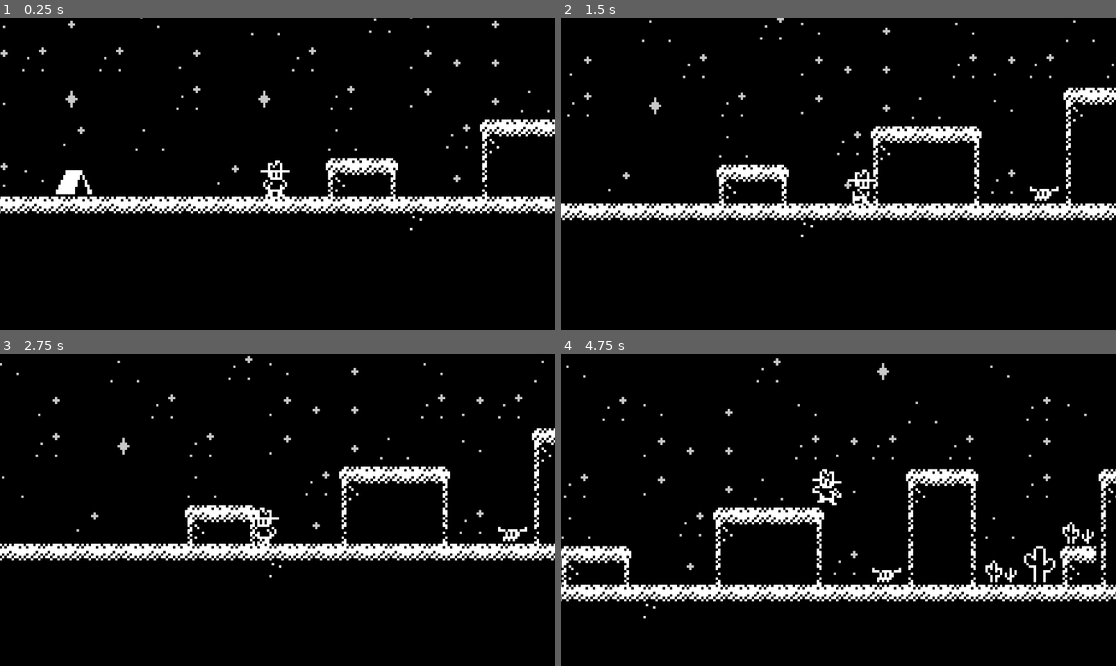
Above: before the commit, frames 1-4 (two rows, left to right).
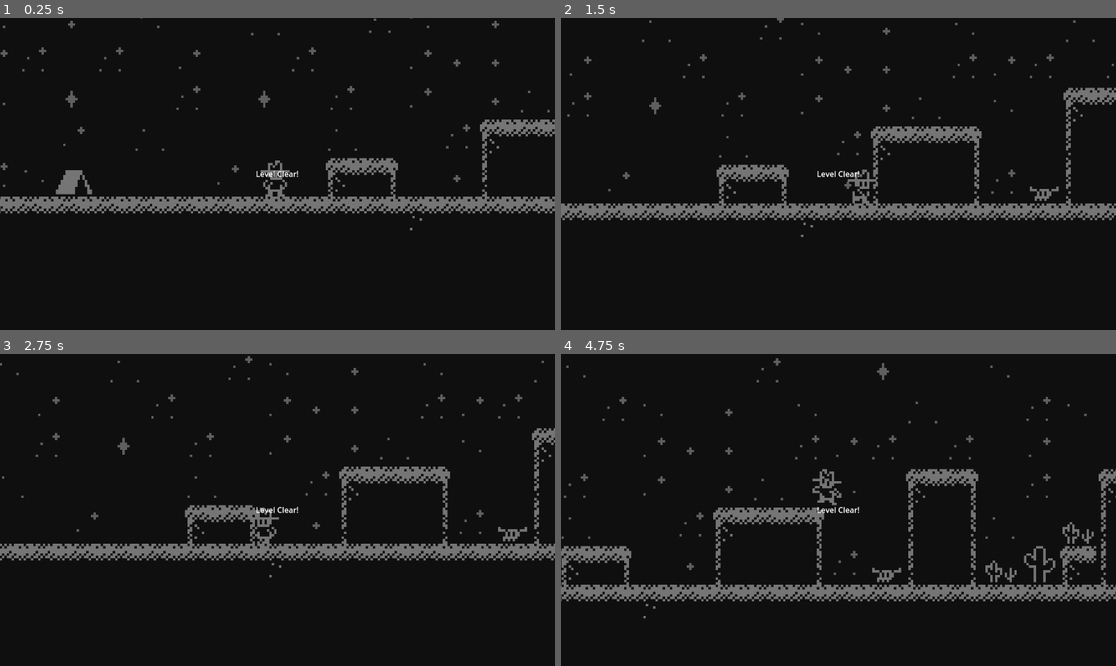
Above: after the commit, the same moments.

Repository: Tortiz-CSUF/western-noir-platformer
Game: Godot game, scene res://Sample_Scene.tscn
Same seed, same stepped clock (60 frames per second), same inputs: the game is played once before the commit and once after it.
Inputs:
- Up to frame 1 (0.25 s): no input
- Up to frame 2 (1.5 s): hold D (move_right) from 0.53 s (still down); tap Space (jump) at 0.77 s
- Up to frame 3 (2.75 s): tap Space (jump) at 1.52 s; release D (move_right) at 2.03 s; hold A (move_left) from 2.03 s (still down)
- Up to frame 4 (4.75 s): release A (move_left) at 2.78 s; hold D (move_right) 2.78-4.28 s; tap Space (jump) at 3.02, 3.77, 4.52 s; hold A (move_left) from 4.28 s (still down)

The runs differ from the first frame. In frame 1, 6.6% of the frame differs, in the area x 0-100%, y 0-69%; in frame 2, 7.2%; in frame 3, 7.0%; in frame 4, 8.7%, in the area x 0-100%, y 1-85%.

Commit message:
Level Clearance UI
- Setup the level clearance UI that I will use to indicate to the player they have cleared the level.
- This UI will eventually hook into the MoonGoal to display when the player touches it

Diff:
--- a/Sample_Scene.tscn
+++ b/Sample_Scene.tscn
@@ -311,4 +311,31 @@
 modulate = Color(0, 0.26395524, 0.26406488, 1)
 shape = SubResource("CircleShape2D_hukh1")
 
-[node name="CanvasLayer" type="CanvasLayer" parent="."]
+[node name="ClearanceUI" type="CanvasLayer" parent="."]
+
+[node name="Panel" type="Panel" parent="ClearanceUI"]
+anchors_preset = 15
+anchor_right = 1.0
+anchor_bottom = 1.0
+grow_horizontal = 2
+grow_vertical = 2
+
+[node name="MarginContainer" type="MarginContainer" parent="ClearanceUI/Panel"]
+custom_minimum_size = Vector2(500, 100)
+layout_mode = 1
+anchors_preset = 8
+anchor_left = 0.5
+anchor_top = 0.5
+anchor_right = 0.5
+anchor_bottom = 0.5
+grow_horizontal = 2
+grow_vertical = 2
+
+[node name="Label" type="Label" parent="ClearanceUI/Panel/MarginContainer"]
+custom_minimum_size = Vector2(500, 200)
+layout_mode = 2
+size_flags_vertical = 1
+text = "Level Clear!"
+horizontal_alignment = 1
+vertical_alignment = 1
+autowrap_mode = 2
